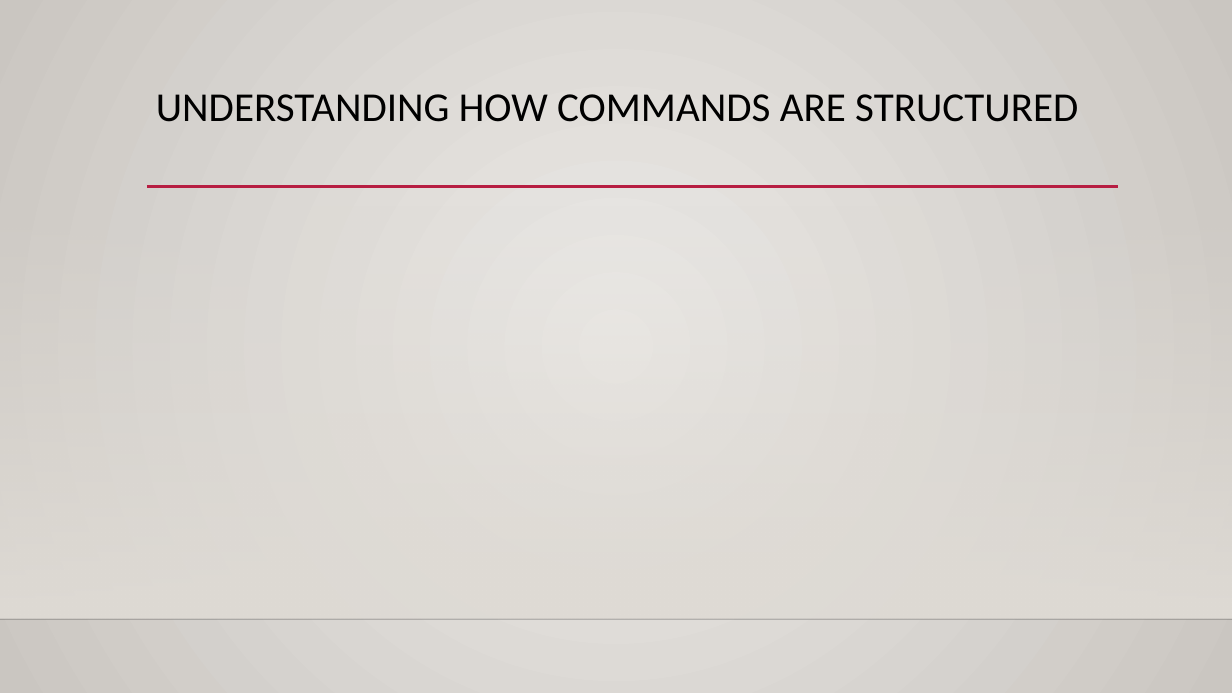
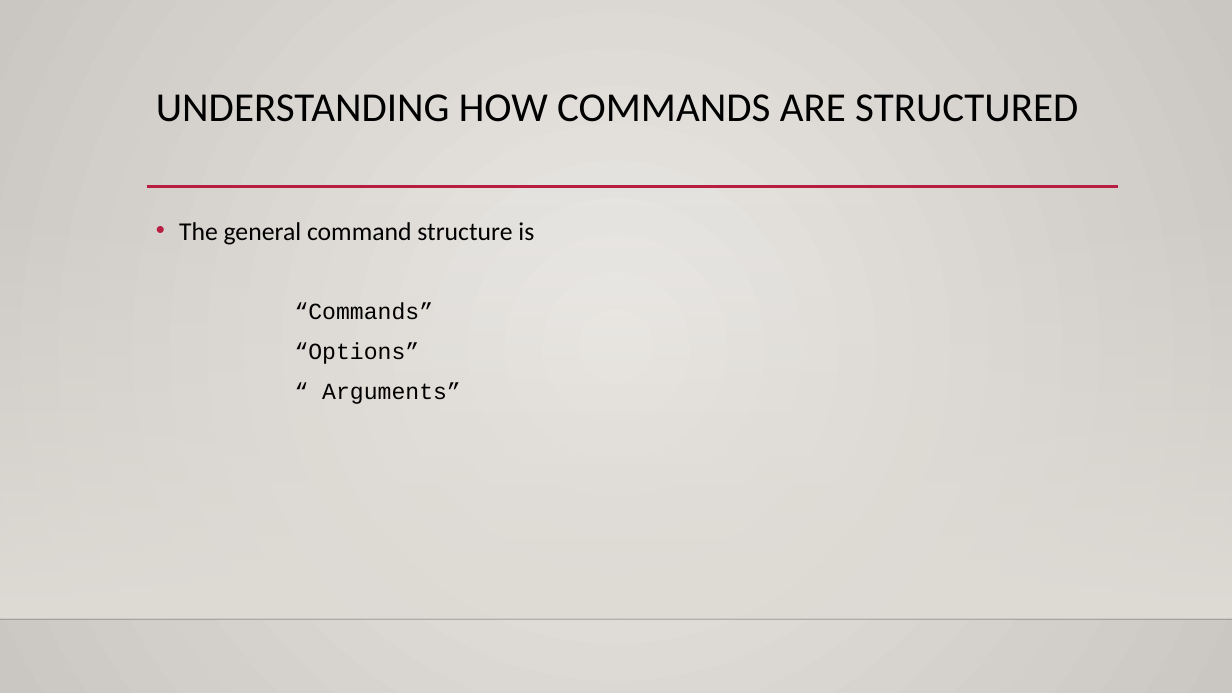
Before and after one commit to kshiek/slides-for-devsecops, a slide deck: slide 2 of LINUX CLI BASICS.pptx. Drawn at 1232x693 pixels with LibreOffice and Linux fonts; fonts in the diff are those of the drawing; background and template pictures are left out. Boxes give left, top, right and bottom in pixels: in the first picture for what was removed or moved away, otherwise in the second. Text is boxed around its words. In the diff, an @@ line names an element or a change of style, - is before the commit and + after.

```diff
--- a/LINUX CLI BASICS.pptx
+++ b/LINUX CLI BASICS.pptx
@@ text added at [179, 222, 534, 404], 18 pt, text #000000 @@
+• The general command structure is
+      “Commands”
+      “Options”
+      “ Arguments”
```
Also in this commit, not shown: 4 other slides changed.
